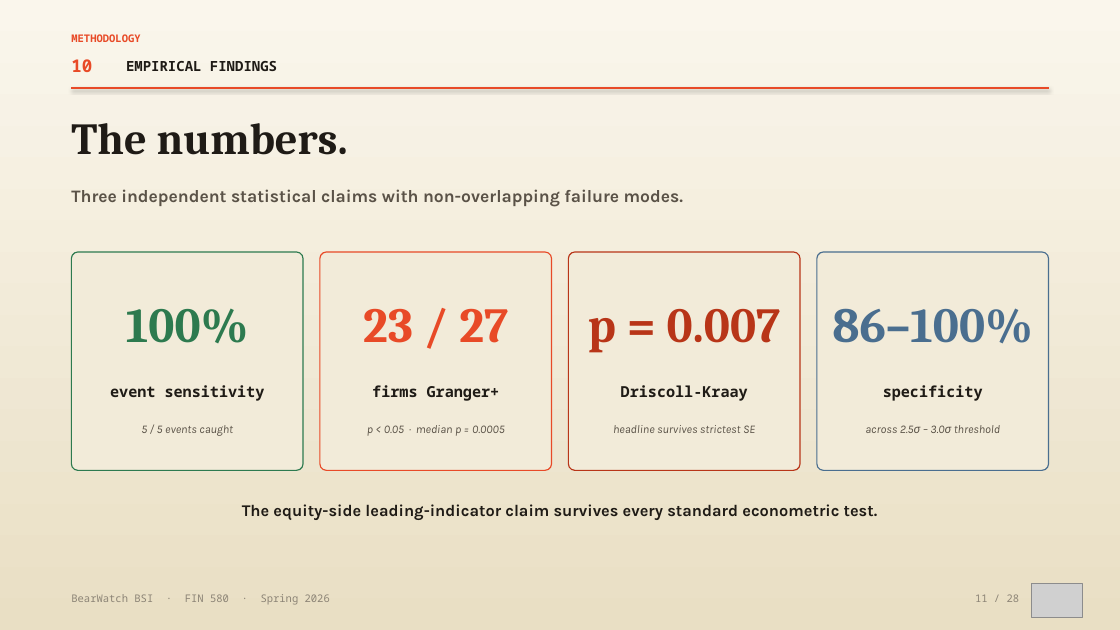
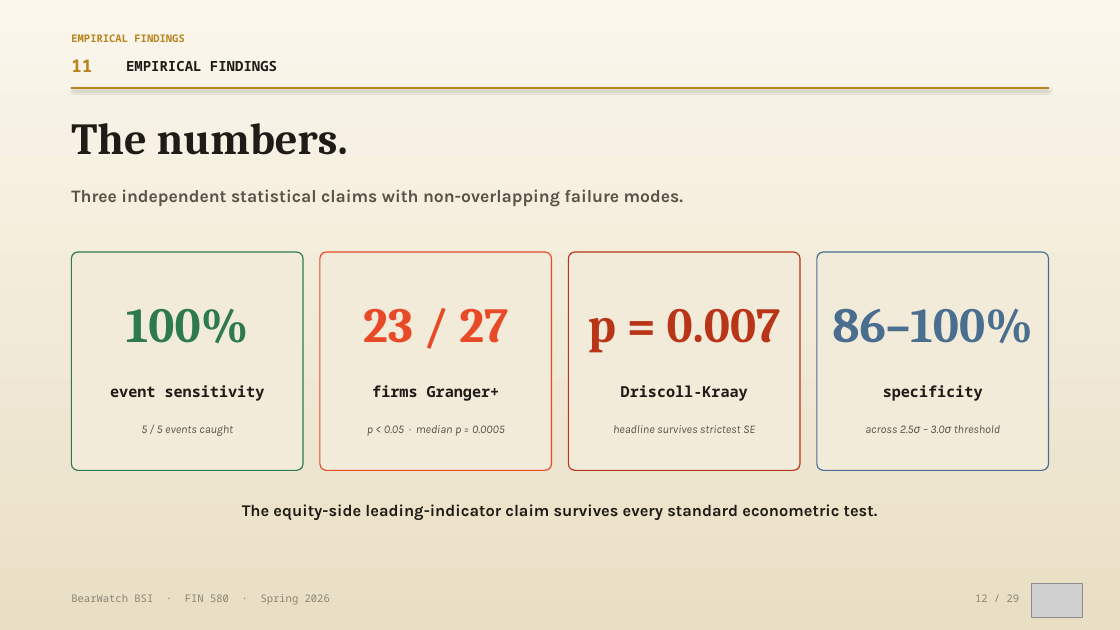
Before and after one commit to vermasidd1502/bnpl-trap, a slide deck: slide 12 of presentation/BearWatch_Research_Deck_FINAL.pptx (slide 11 before the commit). Drawn at 1120x630 pixels with LibreOffice and Linux fonts; fonts in the diff are those of the drawing; grey boxes stand for pictures. Boxes give left, top, right and bottom in pixels: in the first picture for what was removed or moved away, otherwise in the second. Text is boxed around its words. In the diff, an @@ line names an element or a change of style, - is before the commit and + after.

```diff
--- a/presentation/BearWatch_Research_Deck_FINAL.pptx
+++ b/presentation/BearWatch_Research_Deck_FINAL.pptx
@@ text at box(71, 34, 184, 42): text changed; text colour #E84A27 to #B8841C @@
-METHODOLOGY
+EMPIRICAL FINDINGS
@@ text at box(71, 59, 92, 72): text changed; text colour #E84A27 to #B8841C @@
-10
+11
@@ line (71, 88) - (1049, 88): stroke #E84A27 1.4 pt to #B8841C 1.4 pt @@
@@ text at box(975, 594, 1020, 602): text changed @@
-11 / 28
+12 / 29
```
Also in this commit, not shown: 25 other slides changed, 1 slide added, 1 other file.
